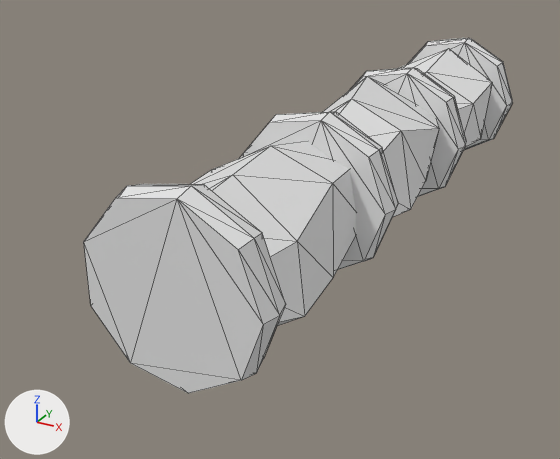
Before and after pictures for a commit that changed the glTF model godot/assets/waffen/modelle/einhandgriff/t4_2.glb.
Camera for both pictures: a 50 mm lens placed at (0.0677, -0.1596, 0.059), pointed at (-0.0133, -0.0124, -0.0146). Arrows for +X, +Y and +Z are at lower left; the lights stay in place. The first picture is the older version. Mesh edges are drawn as thin lines. Vertices at exactly the same position are counted once.

Names of what the first picture shows: 'einhandgriff_t4_2'.
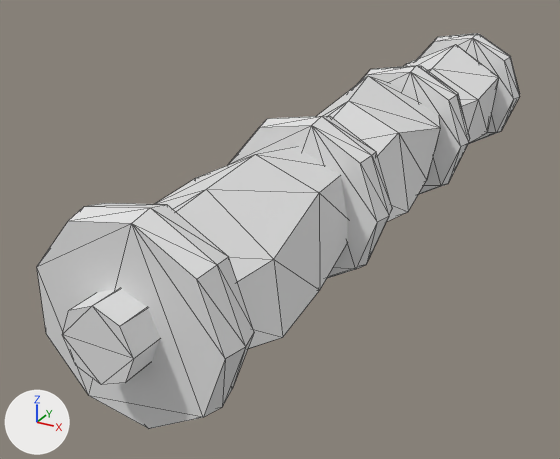
Location of each change, (x1, y1, x2, y2) in pixels of the pictures (560 x 459 px; the box of a moved part takes in the faces that stretch with it):
'einhandgriff_t4_2', reshaped (13% wider, 12% taller)
    before: (84, 38, 512, 393)
    after: (37, 33, 520, 429)
part 1 of me_einhandgriff_t4_2, moved or reshaped
    before: (191, 141, 356, 326)
    after: (155, 146, 348, 349)
part 2 of me_einhandgriff_t4_2, moved or reshaped
    before: (323, 77, 439, 217)
    after: (317, 76, 440, 222)
part 3 of me_einhandgriff_t4_2, moved or reshaped
    before: (397, 48, 492, 147)
    after: (404, 44, 499, 143)
part 4 of me_einhandgriff_t4_2, moved or reshaped
    before: (84, 184, 286, 393)
    after: (37, 203, 254, 429)
part 5 of me_einhandgriff_t4_2, moved or reshaped
    before: (351, 67, 466, 197)
    after: (359, 65, 470, 195)
part 6 of me_einhandgriff_t4_2, moved or reshaped
    before: (408, 38, 512, 151)
    after: (417, 33, 520, 144)
part 7 of me_einhandgriff_t4_2, added
    after: (62, 288, 160, 385)
part 8 of me_einhandgriff_t4_2, moved or reshaped
    before: (240, 112, 398, 270)
    after: (228, 116, 392, 278)

The change, as a list of edits to the scene's bpy script:
```text
Add mat_beschlag:
    mat_beschlag = principled_material('beschlag')
    mat_beschlag.base_color = (0.8, 0.8, 0.8)  # white #e7e7e7
Change me_einhandgriff_t4_2:
    used by ob_einhandgriff_t4_2; location = (0.0, 0.0, 0.0)
    remove me_einhandgriff_t4_2.from_pydata(...)  # 180 vertices, 332 faces; spans x -0.017..0.018, y -0.073..0.079, z -0.018..0.018
    add me_einhandgriff_t4_2.from_pydata(...)  # 196 vertices, 360 faces; spans x -0.017..0.018, y -0.09..0.095, z -0.018..0.018
    me_einhandgriff_t4_2 part 1: the loose piece of 24 vertices spanning x -0.016..0.015, y -0.071..-0.02, z -0.017..0.015 is scaled about the mesh origin by (1, 1.13, 1)
    me_einhandgriff_t4_2 part 2: the loose piece of 24 vertices spanning x -0.015..0.016, y -0.023..0.028, z -0.016..0.018 is scaled about the mesh origin by (1, 1.13, 1)
    me_einhandgriff_t4_2 part 3: the loose piece of 24 vertices spanning x -0.015..0.015, y 0.025..0.076, z -0.015..0.017 is scaled about the mesh origin by (1, 1.13, 1)
    me_einhandgriff_t4_2 part 4: the loose piece of 27 vertices spanning x -0.017..0.018, y -0.073..-0.067, z -0.018..0.018 is moved by (0.0, -0.01, 0.0)
    me_einhandgriff_t4_2 part 5: the loose piece of 27 vertices spanning x -0.017..0.018, y 0.023..0.03, z -0.018..0.018 is moved by (0.0, 0.003, 0.0)
    me_einhandgriff_t4_2 part 6: the loose piece of 27 vertices spanning x -0.017..0.018, y 0.072..0.079, z -0.018..0.018 is moved by (0.0, 0.009, 0.0)
    me_einhandgriff_t4_2 part 7: a new loose piece, an 8-sided cylinder along y spanning x -0.007..0.007, y -0.09..0.095, z -0.007..0.007, in mat_beschlag (white #e7e7e7)
    me_einhandgriff_t4_2 part 8
    26 vertices are removed from x -0.017..0.018, y -0.025..-0.018, z -0.018..0.018
    50 faces are deleted
    1 vertex moves within x 0.018, y -0.025, z 0.0
    26 vertices are added at x -0.017..0.018, y -0.029..-0.021, z -0.018..0.018
    50 new faces join them, mat_dunkel (white #e7e7e7)
    add me_einhandgriff_t4_2.materials.append(mat_beschlag)  # white #e7e7e7
```
